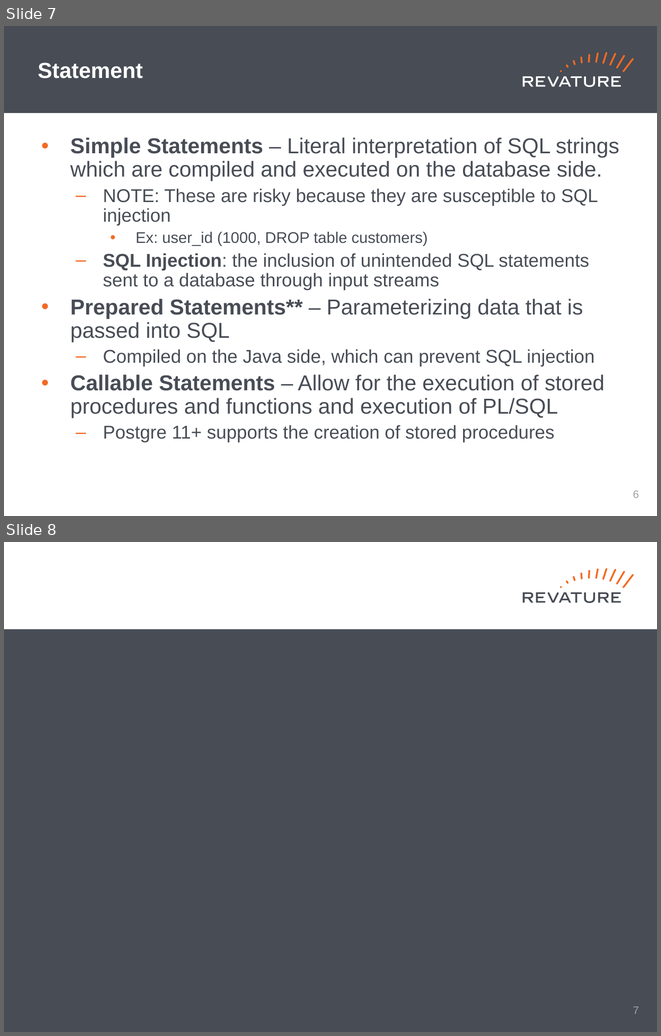
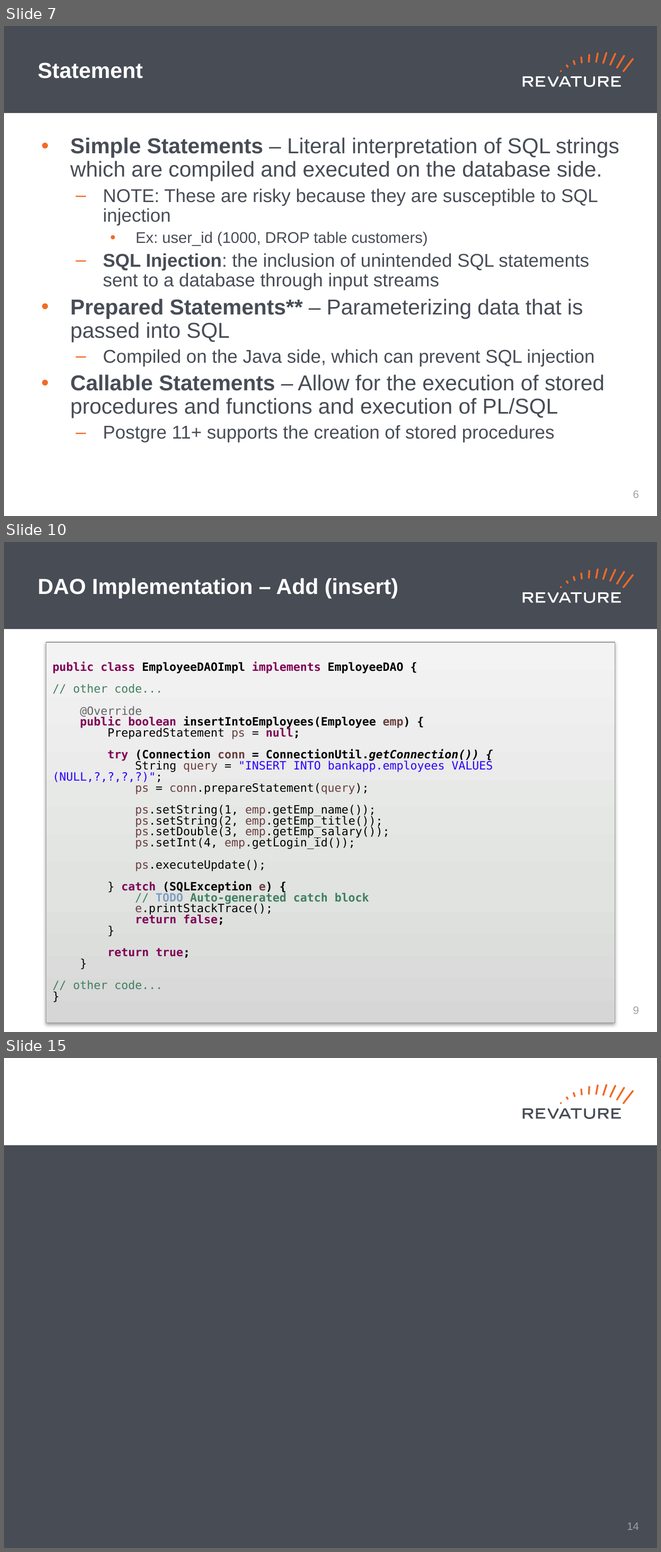
Before and after one commit to jhigherevature/8302021_RAP, a slide deck: powerpoints/Day_26.pptx. Shown one above the other, each under a label of ours: slides 7 and 8 before the commit, slides 7, 10 and 15 after it; the slides between them are not shown. The pictures are 661x1036 and 661x1552 pixels, drawn with LibreOffice and Linux fonts; fonts in the diff are those of the drawing. Boxes give left, top, right and bottom in pixels: in the first picture for what was removed or moved away, otherwise in the second. Text is boxed around its words. In the diff, an @@ line names an element or a change of style, - is before the commit and + after.

```diff
--- a/powerpoints/Day_26.pptx
+++ b/powerpoints/Day_26.pptx
@@ slide 10 added at <box>4,542,657,1032</box>, background #FFFFFF; not listed: 19 template elements that a slide beside it also shows @@
@@ title added at <box>38,578,398,598</box>, 24 pt, text #FFFFFF, bold @@
+DAO Implementation – Add (insert)
@@ rectangle added at <box>46,642,615,1023</box>, fill gradient #D6D7D6 to #E2E2E2 to #F4F4F4, outline #9C9D9C 0.75 pt, 12.6 pt, text #000000 @@
+public class EmployeeDAOImpl implements EmployeeDAO {
+// other code...
+@Override
+public boolean insertIntoEmployees(Employee emp) {
+PreparedStatement ps = null;
+try (Connection conn = ConnectionUtil.getConnection()) {
+String query = "INSERT INTO bankapp.employees VALUES (NULL,?,?,?,?)";
+ps = conn.prepareStatement(query);
+ps.setString(1, emp.getEmp_name());
+ps.setString(2, emp.getEmp_title());
+ps.setDouble(3, emp.getEmp_salary());
+ps.setInt(4, emp.getLogin_id());
+ps.executeUpdate();
+} catch (SQLException e) {
+// TODO Auto-generated catch block
+e.printStackTrace();
+return false;
+}
+return true;
+}
+// other code...
+}
@@ page number added at <box>633,1006,639,1014</box>, 12 pt, text #A0A1A0 @@
+9
@@ what was slide 8 is now slide 15 @@
@@ page number at <box>627,1522,639,1530</box>: text changed @@
-7
+14
```
Also in this commit, not shown: 6 other slides added, 4 other files.
